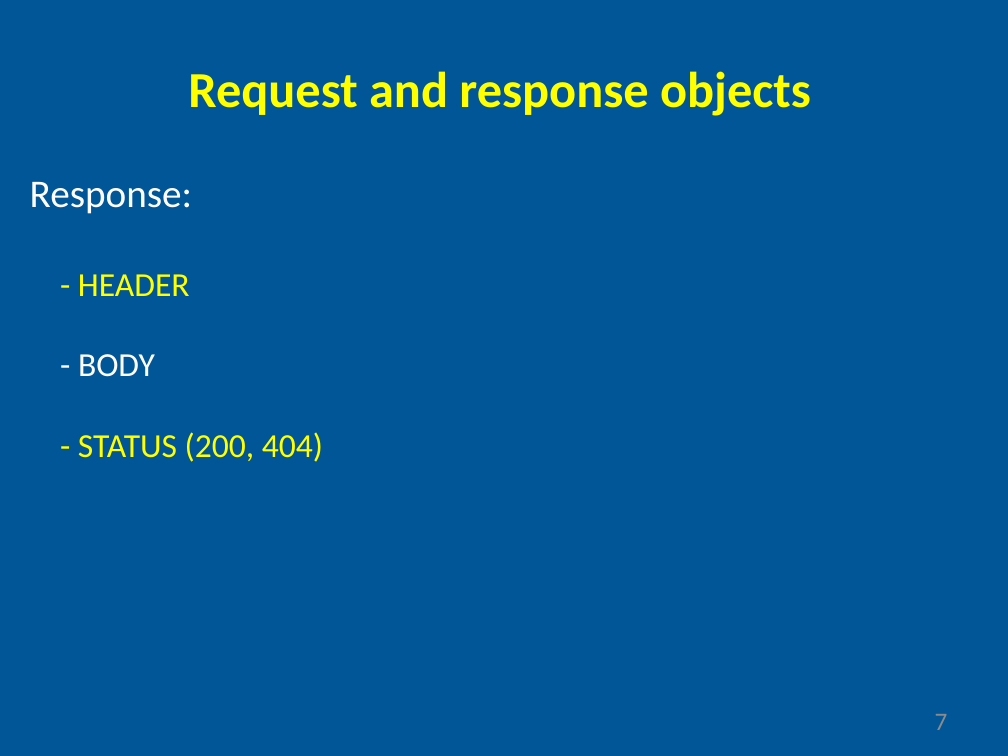
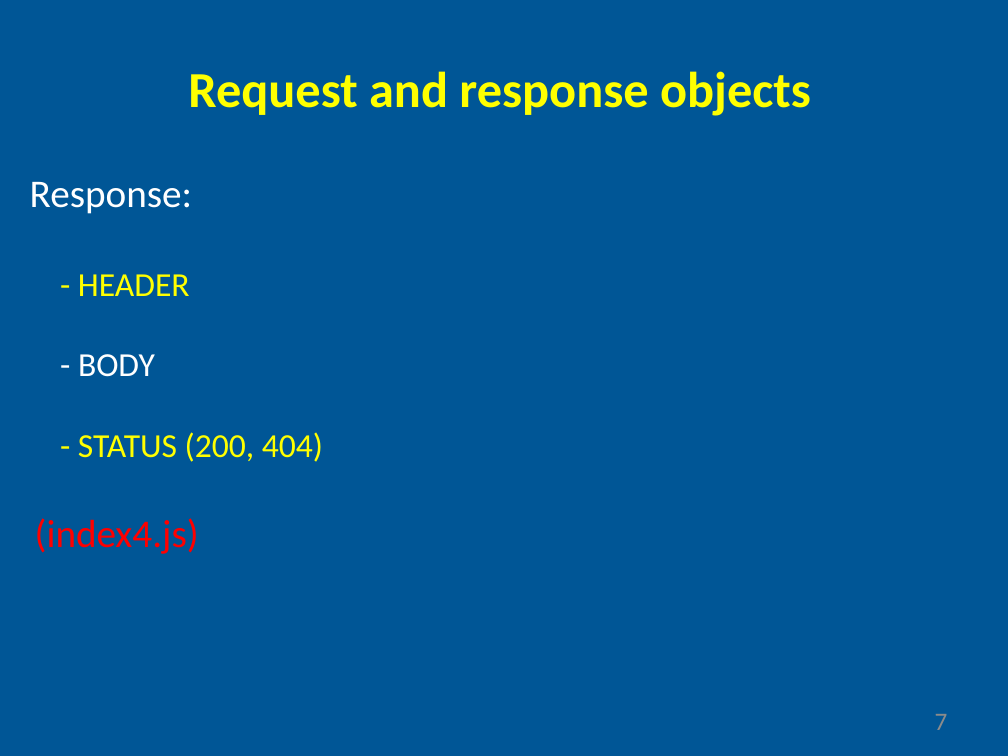
Before and after one commit to gyoryakos/presentations, a slide deck: slide 7 of nodejs.pptx. Drawn at 1008x756 pixels with LibreOffice and Linux fonts; fonts in the diff are those of the drawing. Boxes give left, top, right and bottom in pixels: in the first picture for what was removed or moved away, otherwise in the second. Text is boxed around its words. In the diff, an @@ line names an element or a change of style, - is before the commit and + after.

```diff
--- a/nodejs.pptx
+++ b/nodejs.pptx
@@ text added at [35, 518, 199, 554], 28 pt, text #FF0000 @@
+(index4.js)
```
Also in this commit, not shown: 3 other slides changed, 1 slide added, 1 slide removed.
